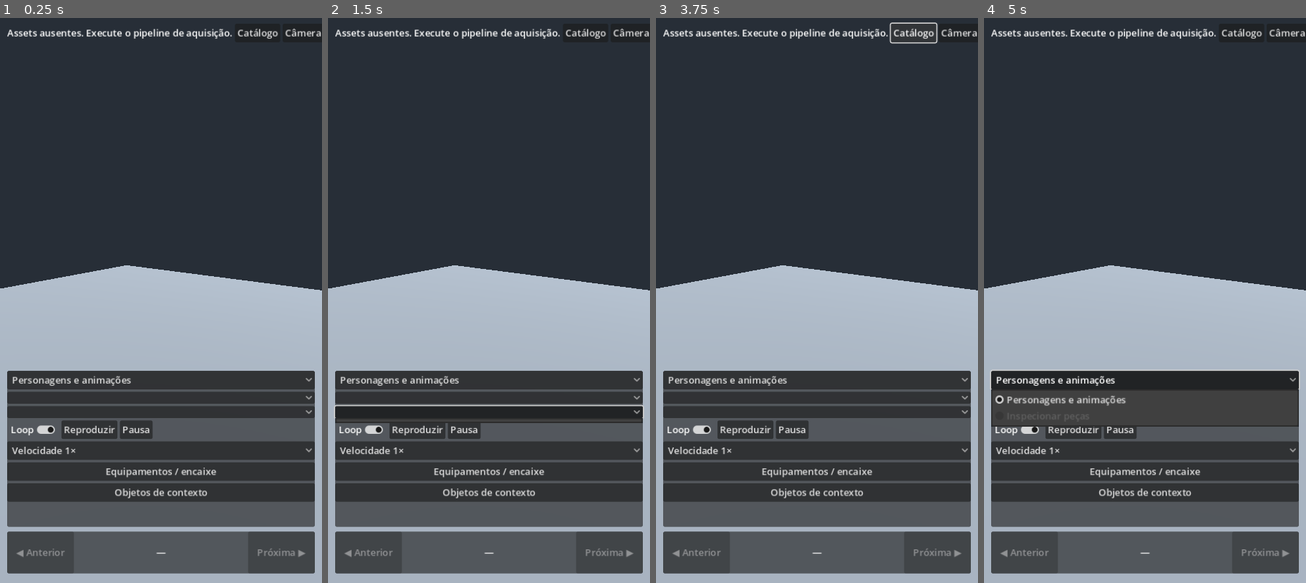
Above: before the commit, frames 1-4 (left to right).
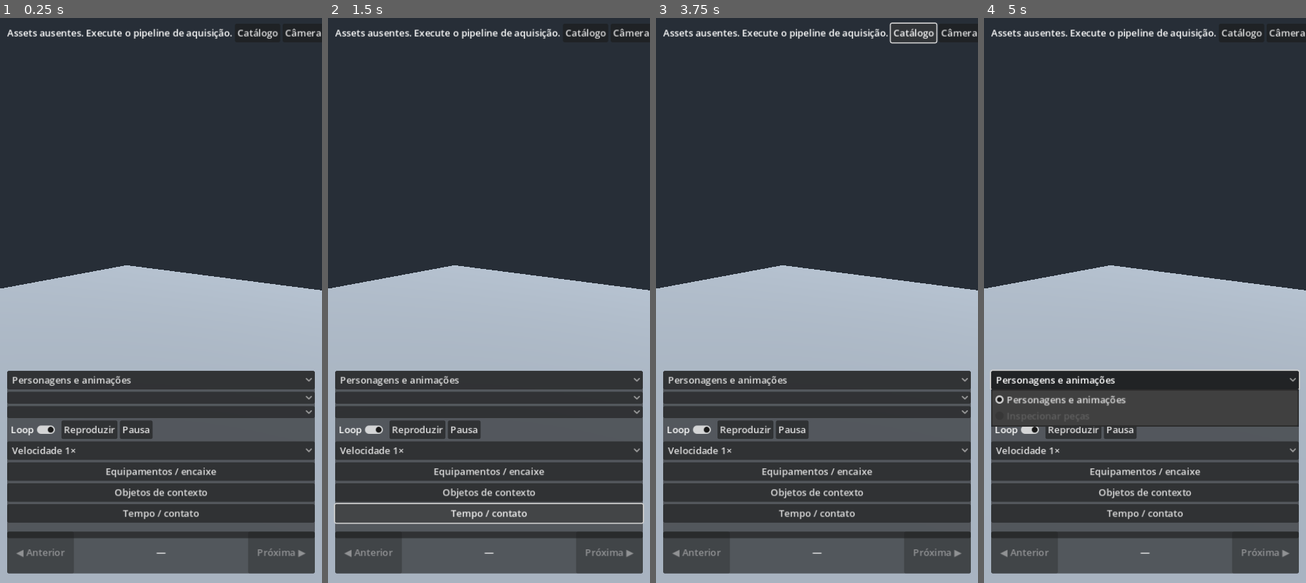
Above: after the commit, the same moments.

Repository: pabloerlis/MyGame
Game: Godot game, scene res://lab/lab_room.tscn
Same seed, same stepped clock (60 frames per second), same inputs: the game is played once before the commit and once after it.
Inputs (mouse positions are in pixels of both pictures, inside the frame that each line leads up to):
- Up to frame 1 (0.25 s): no input
- Up to frame 2 (1.5 s): click (489, 515) at 0.5 s, where only the run after the commit has a clickable "Tempo / contato"; click (489, 413) at 1.25 s, where only the run after the commit has a clickable "Tempo / contato"
- Up to frame 3 (3.75 s): click "Catálogo" at 2 s; click "Câmera" at 2.75 s; click "Catálogo" at 3.5 s
- Up to frame 4 (5 s): click "Personagens e animações" at 4.25 s

The runs differ from the first frame. In frame 1, 5.0% of the frame differs, in the area x 2-98%, y 86-93%; in frame 2, 3.7%; in frame 3, 5.0%; in frame 4, 5.0%.

Commit message:
feat(lab): animation scrubbing and approximate bone-to-prop contact diagnostics

Diff:
--- a/game/lab/lab_room.gd
+++ b/game/lab/lab_room.gd
@@ -66,6 +66,14 @@
 var context_root: Node3D
 var context_origin := Vector3(0.0, 0.0, -1.2)
 var context_offset := Vector3.ZERO
+var inspection_toggle: Button
+var inspection_controls: VBoxContainer
+var phase_slider: HSlider
+var phase_label: Label
+var contact_picker: OptionButton
+var contact_label: Label
+var diagnostics_elapsed := 0.0
+const CONTACT_TOLERANCE := 0.02
 
 func _ready() -> void:
 	var sun := DirectionalLight3D.new()
@@ -254,6 +262,7 @@
 		equipment_controls.visible = not equipment_controls.visible
 		if equipment_controls.visible:
 			context_controls.hide()
+			inspection_controls.hide()
 		# Keep the controls in the lower part of the screen.
 		catalog_panel.offset_top = -520 if equipment_controls.visible else -355
 	)
@@ -301,6 +310,7 @@
 		context_controls.visible = not context_controls.visible
 		if context_controls.visible:
 			equipment_controls.hide()
+			inspection_controls.hide()
 		catalog_panel.offset_top = -490 if context_controls.visible else -355
 	)
 	context_controls = VBoxContainer.new()
@@ -331,6 +341,45 @@
 	context_label = Label.new()
 	context_label.autowrap_mode = TextServer.AUTOWRAP_WORD_SMART
 	context_controls.add_child(context_label)
+	inspection_toggle = Button.new()
+	inspection_toggle.text = "Tempo / contato"
+	animation_controls.add_child(inspection_toggle)
+	inspection_toggle.pressed.connect(func():
+		inspection_controls.visible = not inspection_controls.visible
+		if inspection_controls.visible:
+			equipment_controls.hide()
+			context_controls.hide()
+		catalog_panel.offset_top = -520 if inspection_controls.visible else -355
+	)
+	inspection_controls = VBoxContainer.new()
+	inspection_controls.hide()
+	animation_controls.add_child(inspection_controls)
+	phase_label = Label.new()
+	phase_label.text = "Tempo da animação"
+	inspection_controls.add_child(phase_label)
+	phase_slider = HSlider.new()
+	phase_slider.min_value = 0.0
+	phase_slider.max_value = 1.0
+	phase_slider.step = 0.001
+	phase_slider.custom_minimum_size.y = 36
+	inspection_controls.add_child(phase_slider)
+	phase_slider.value_changed.connect(_seek_phase)
+	var frame_row := HBoxContainer.new()
+	inspection_controls.add_child(frame_row)
+	for direction in [-1, 1]:
+		var step_frame := Button.new()
+		step_frame.text = "− 1/60 s" if direction == -1 else "+ 1/60 s"
+		step_frame.size_flags_horizontal = Control.SIZE_EXPAND_FILL
+		step_frame.custom_minimum_size.y = 40
+		frame_row.add_child(step_frame)
+		step_frame.pressed.connect(_step_time.bind(direction))
+	contact_picker = OptionButton.new()
+	contact_picker.fit_to_longest_item = false
+	inspection_controls.add_child(contact_picker)
+	contact_picker.item_selected.connect(func(_index): _update_inspection())
+	contact_label = Label.new()
+	contact_label.autowrap_mode = TextServer.AUTOWRAP_WORD_SMART
+	inspection_controls.add_child(contact_label)
 	details = Label.new()
 	details.autowrap_mode = TextServer.AUTOWRAP_WORD_SMART
 	panel.add_child(details)
@@ -404,6 +453,7 @@
 
 func _populate_bones() -> void:
 	bone_picker.clear()
+	contact_picker.clear()
 	if not is_instance_valid(skeleton):
 		return
 	# Exact names from the imported skeleton. Prefer hand bones, not fingers.
@@ -425,7 +475,12 @@
 			others.append(i)
 	for i in hands + others:
 		bone_picker.add_item(str(skeleton.get_bone_name(i)), i)
+		contact_picker.add_item(str(skeleton.get_bone_name(i)), i)
 	_select_default_bone()
+	if bone_picker.selected >= 0:
+		contact_picker.select(bone_picker.selected)
+	elif contact_picker.item_count > 0:
+		contact_picker.select(0)
 	equip_label.text = "Escolha peça e osso. Ajuste a empunhadura."
 
 func _select_default_bone() -> void:
@@ -627,7 +682,7 @@
 	mode_picker.select(index)
 	animation_controls.visible = not item_mode
 	item_picker.visible = item_mode
-	catalog_panel.offset_top = -520 if not item_mode and equipment_controls.visible else (-490 if not item_mode and context_controls.visible else -355)
+	catalog_panel.offset_top = -520 if not item_mode and (equipment_controls.visible or inspection_controls.visible) else (-490 if not item_mode and context_controls.visible else -355)
 	if is_instance_valid(context_root):
 		context_root.visible = not item_mode
 		var body := context_root.get_child(1) as StaticBody3D if context_root.get_child_count() > 1 else null
@@ -779,6 +834,74 @@
 	player.seek(0.0, true)
 	details.text = "%s | %.2f s | %d tracks" % [selected_clip, animation.length, animation.get_track_count()]
 
+func _process(delta: float) -> void:
+	diagnostics_elapsed += delta
+	if diagnostics_elapsed >= 0.10:
+		diagnostics_elapsed = 0.0
+		if is_instance_valid(inspection_controls) and inspection_controls.is_visible_in_tree():
+			_update_inspection()
+
+func _clip_length() -> float:
+	if not is_instance_valid(player) or selected_clip == &"":
+		return 0.0
+	var anim := player.get_animation(selected_clip)
+	return anim.length if anim != null else 0.0
+
+func _seek_phase(value: float) -> void:
+	if item_mode or not is_instance_valid(player):
+		return
+	var length := _clip_length()
+	if length <= 0.0:
+		return
+	# Assign the selected clip if one-shot has ended, then stop advancement.
+	if player.assigned_animation != selected_clip:
+		player.play(selected_clip)
+	player.pause()
+	player.seek(clampf(value, 0.0, 1.0) * length, true)
+	_update_inspection()
+
+func _step_time(direction: int) -> void:
+	var length := _clip_length()
+	if length > 0.0 and not item_mode:
+		_seek_phase((player.current_animation_position + float(direction) / 60.0) / length)
+
+func _context_gap(point: Vector3) -> float:
+	if not is_instance_valid(context_root) or context_root.get_child_count() < 2:
+		return INF
+	var body := context_root.get_child(1) as StaticBody3D
+	if body == null or body.get_child_count() == 0:
+		return INF
+	var collision := body.get_child(0) as CollisionShape3D
+	if collision == null or not collision.shape is BoxShape3D:
+		return INF
+	var shape := collision.shape as BoxShape3D
+	var local := collision.to_local(point)
+	var q := local.abs() - shape.size * 0.5
+	# Signed distance: positive outside, negative inside the approximate box.
+	return q.max(Vector3.ZERO).length() + minf(maxf(q.x, maxf(q.y, q.z)), 0.0)
+
+func _update_inspection() -> void:
+	if item_mode or not is_instance_valid(player):
+		return
+	var length := _clip_length()
+	if length > 0.0:
+		var t := clampf(player.current_animation_position, 0.0, length)
+		phase_slider.set_value_no_signal(t / length)
+		phase_label.text = "%.3f / %.3f s | %.1f%%" % [t, length, 100.0 * t / length]
+	if not is_instance_valid(context_root) or not is_instance_valid(skeleton) or contact_picker.selected < 0:
+		contact_label.text = "Selecione um objeto de contexto e um osso."
+		return
+	var bone := contact_picker.get_selected_id()
+	if bone < 0 or bone >= skeleton.get_bone_count():
+		return
+	var point := skeleton.to_global(skeleton.get_bone_global_pose(bone).origin)
+	var gap := _context_gap(point)
+	if not is_finite(gap):
+		contact_label.text = "Colisor indisponível"
+		return
+	var description := "fora" if gap > CONTACT_TOLERANCE else ("dentro" if gap < -CONTACT_TOLERANCE else "próximo")
+	contact_label.text = "%s: %.1f cm (%s) | caixa aproximada" % [skeleton.get_bone_name(bone), gap * 100.0, description]
+
 func _update_camera() -> void:
 	camera.position = focus + Vector3(sin(yaw)*cos(pitch), sin(pitch), cos(yaw)*cos(pitch))*distance
 	camera.look_at(focus)
--- a/game/project.godot
+++ b/game/project.godot
@@ -3,7 +3,7 @@
 
 [application]
 config/name="MyGame Lab"
-config/version="0.1.0-alpha.7"
+config/version="0.1.0-alpha.8"
 run/main_scene="res://lab/lab_room.tscn"
 config/icon="res://branding/erlis.png"
 boot_splash/show_image=true
--- a/game/tests/smoke.gd
+++ b/game/tests/smoke.gd
@@ -216,6 +216,33 @@
 		lab._reset_context()
 		await process_frame
 	var previous_context: Node3D = lab.context_root
+	var body: StaticBody3D = lab.context_root.get_child(1)
+	var col: CollisionShape3D = body.get_child(0)
+	var box: BoxShape3D = col.shape
+	var outside: Vector3 = col.to_global(Vector3(box.size.x * 0.5 + 0.1, 0, 0))
+	var surface: Vector3 = col.to_global(Vector3(box.size.x * 0.5, 0, 0))
+	if not is_equal_approx(lab._context_gap(outside), 0.1) or not is_zero_approx(lab._context_gap(surface)) or lab._context_gap(col.global_position) >= 0.0:
+		push_error("Signed context distance failed")
+		quit(1)
+		return
+	lab._select_clip(0)
+	lab._seek_phase(0.5)
+	var length: float = lab._clip_length()
+	if length <= 0.0 or not is_equal_approx(lab.player.current_animation_position, length * 0.5) or lab.player.is_playing():
+		push_error("Phase seek or pause failed")
+		quit(1)
+		return
+	lab._step_time(1)
+	if not is_equal_approx(lab.player.current_animation_position, minf(length, length * 0.5 + 1.0 / 60.0)):
+		push_error("Time step failed")
+		quit(1)
+		return
+	lab._replay()
+	if not lab.player.is_playing():
+		push_error("Replay after seek failed")
+		quit(1)
+		return
+	print("INSPECTION_OK: phase, pause, time step and signed box distance.")
 	lab.next_button.pressed.emit()
 	if lab.context_root != previous_context:
 		push_error("Context lost on clip switch")
Not shown, changed: game/export_presets.cfg
Not shown, changed: docs/06-experimental.md
